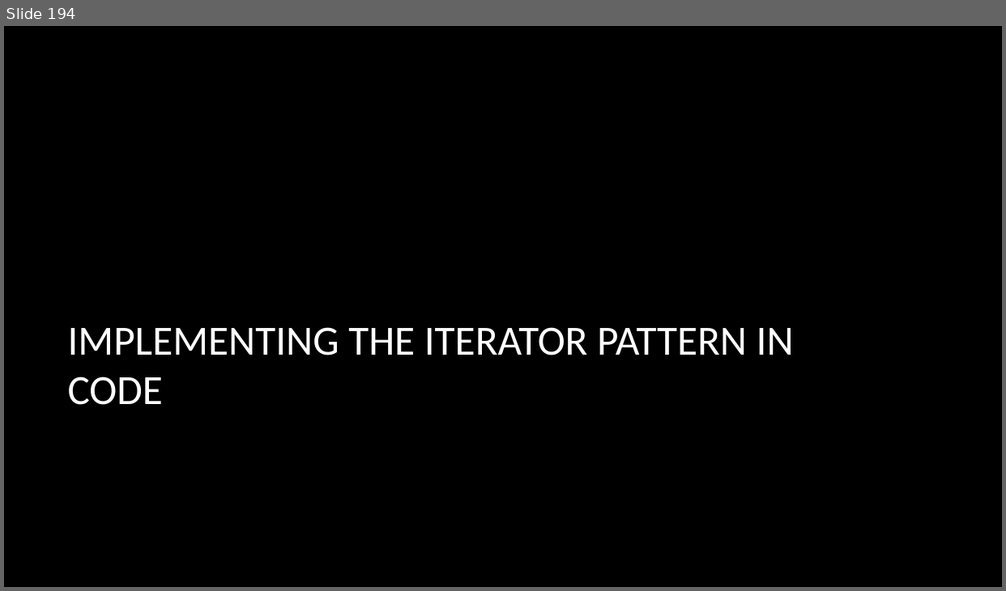
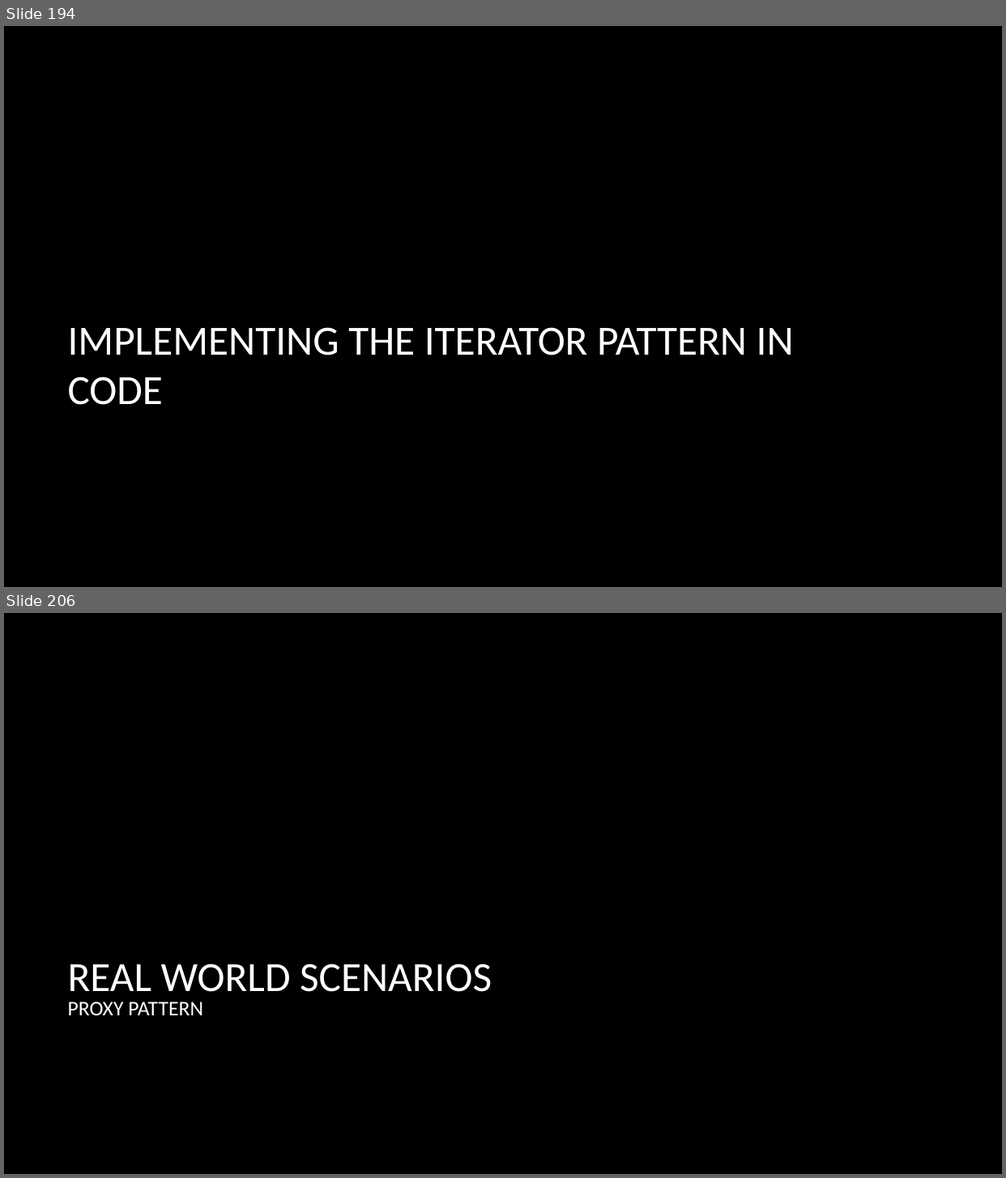
Before and after one commit to dundane/CSC360Demos, a slide deck: CSC360Demo/Design Patterns Slide Show.pptx. Shown one above the other, each under a label of ours: slide 194 before the commit, slides 194 and 206 after it; the slides between them are not shown. The pictures are 1006x591 and 1006x1178 pixels, drawn with LibreOffice and Linux fonts; fonts in the diff are those of the drawing; background and template pictures are left out. Boxes give left, top, right and bottom in pixels: in the first picture for what was removed or moved away, otherwise in the second. Text is boxed around its words. In the diff, an @@ line names an element or a change of style, - is before the commit and + after.

Commit message:
Adding Proxy and Flyweight

```diff
--- a/CSC360Demo/Design Patterns Slide Show.pptx
+++ b/CSC360Demo/Design Patterns Slide Show.pptx
@@ slide 206 added at (4, 613, 1002, 1174), background picture (left out) @@
@@ title added at (68, 964, 492, 992), 40 pt, text #FFFFFF @@
+REAL WORLD SCENARIOS
@@ text added at (68, 1002, 203, 1016), 20 pt, text #FFFFFF @@
+PROXY PATTERN
```
Also in this commit, not shown: 30 other slides added, 11 other files.
